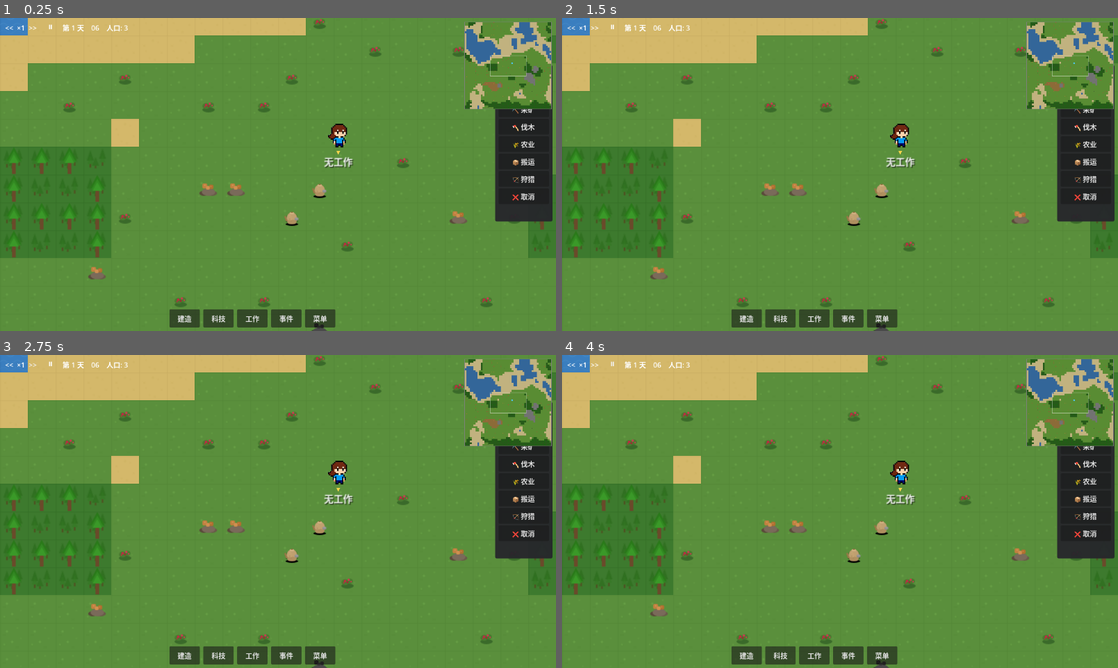
Above: before the commit, frames 1-4 (two rows, left to right).
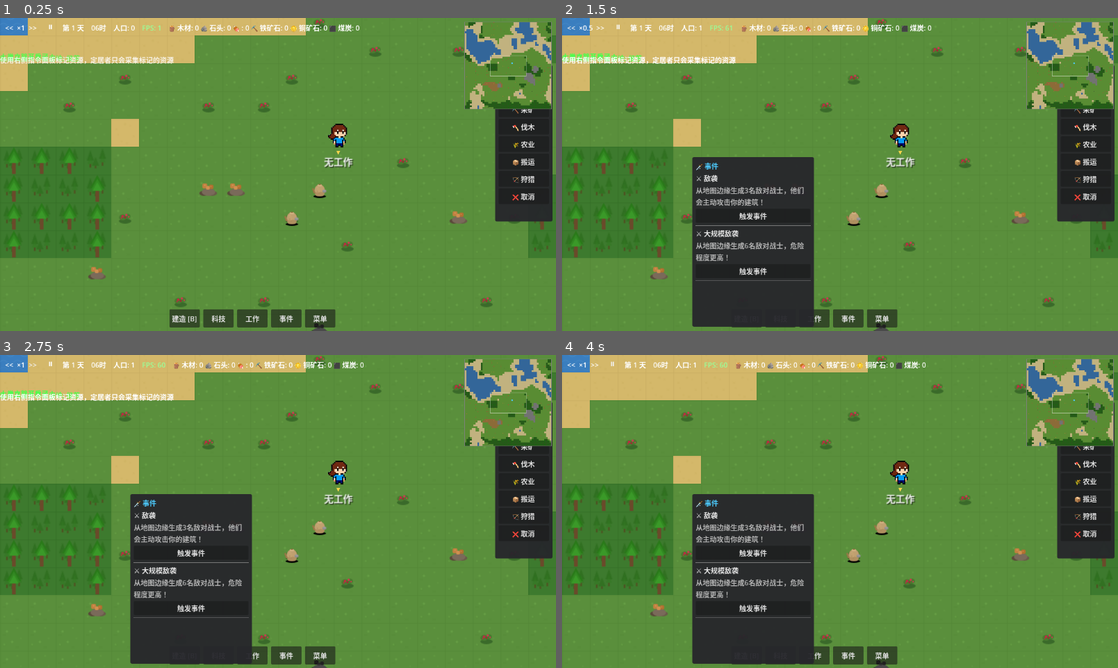
Above: after the commit, the same moments.

Repository: ZhanXuzhao/the-path-of-humanity
Game: Godot game, scene res://scenes/game.tscn
Two runs of this game, one before a commit and one after it. Both use one fixed random seed, a clock stepped at 60 frames per second and the inputs below.
Inputs:
- Up to frame 1 (0.25 s): no input
- Up to frame 2 (1.5 s): click "事件" at 0.5 s; click "<<" at 1.25 s
- Up to frame 3 (2.75 s): click ">>" at 2 s
- Up to frame 4 (4 s): click "⏸" at 2.75 s; click "⏸" (after the commit: "▶") at 3.5 s

The runs differ from the first frame. In frame 1, 1.1% of the frame differs, in the area x 0-65%, y 2-98%; in frame 2, 13%, in the area x 0-67%, y 2-99%; in frame 3, 13%; in frame 4, 12%.
Error before the commit: Parse Error: Identifier "event_id" not declared in the current scope. (res://scripts/ui/hud.gd:1114)

Commit message:
fix: 事件面板 event_id 变量名错误

Diff:
--- a/scenes/game.tscn
+++ b/scenes/game.tscn
@@ -161,7 +161,7 @@
 layout_mode = 2
 text = "工作"
 
-[node name="EventBtn" type="Button" parent="UI/HUD/BottomBar"]
+[node name="EventBtn" type="Button" parent="UI/HUD/BottomBar" unique_id=1913057117]
 custom_minimum_size = Vector2(70, 40)
 layout_mode = 2
 text = "事件"
@@ -223,7 +223,7 @@
 [node name="NeedsContainer" type="VBoxContainer" parent="UI/HUD/SettlerInfoPanel/ScrollContainer/VBox" unique_id=947407570]
 layout_mode = 2
 
-[node name="BoarInfoPanel" type="Panel" parent="UI/HUD"]
+[node name="BoarInfoPanel" type="Panel" parent="UI/HUD" unique_id=307953553]
 visible = false
 anchors_preset = 2
 anchor_top = 1.0
@@ -235,7 +235,7 @@
 grow_vertical = 0
 theme_override_styles/panel = SubResource("2")
 
-[node name="ScrollContainer" type="ScrollContainer" parent="UI/HUD/BoarInfoPanel"]
+[node name="ScrollContainer" type="ScrollContainer" parent="UI/HUD/BoarInfoPanel" unique_id=1499379569]
 layout_mode = 0
 anchor_right = 1.0
 anchor_bottom = 1.0
@@ -244,38 +244,38 @@
 offset_right = -4.0
 offset_bottom = -4.0
 
-[node name="VBox" type="VBoxContainer" parent="UI/HUD/BoarInfoPanel/ScrollContainer"]
-layout_mode = 2
-
-[node name="NameLabel" type="Label" parent="UI/HUD/BoarInfoPanel/ScrollContainer/VBox"]
+[node name="VBox" type="VBoxContainer" parent="UI/HUD/BoarInfoPanel/ScrollContainer" unique_id=1876459952]
+layout_mode = 2
+
+[node name="NameLabel" type="Label" parent="UI/HUD/BoarInfoPanel/ScrollContainer/VBox" unique_id=1925026719]
 layout_mode = 2
 theme_override_colors/font_color = Color(1, 0.85, 0.3, 1)
 text = "🐗 野猪"
 
-[node name="StateLabel" type="Label" parent="UI/HUD/BoarInfoPanel/ScrollContainer/VBox"]
+[node name="StateLabel" type="Label" parent="UI/HUD/BoarInfoPanel/ScrollContainer/VBox" unique_id=1611602865]
 layout_mode = 2
 text = "状态: 游走中"
 
-[node name="HpBarHBox" type="HBoxContainer" parent="UI/HUD/BoarInfoPanel/ScrollContainer/VBox"]
-layout_mode = 2
-
-[node name="HPLabel" type="Label" parent="UI/HUD/BoarInfoPanel/ScrollContainer/VBox/HpBarHBox"]
+[node name="HpBarHBox" type="HBoxContainer" parent="UI/HUD/BoarInfoPanel/ScrollContainer/VBox" unique_id=2132223036]
+layout_mode = 2
+
+[node name="HPLabel" type="Label" parent="UI/HUD/BoarInfoPanel/ScrollContainer/VBox/HpBarHBox" unique_id=1712183592]
 custom_minimum_size = Vector2(50, 0)
 layout_mode = 2
 text = "生命:"
 
-[node name="HPBar" type="ProgressBar" parent="UI/HUD/BoarInfoPanel/ScrollContainer/VBox/HpBarHBox"]
+[node name="HPBar" type="ProgressBar" parent="UI/HUD/BoarInfoPanel/ScrollContainer/VBox/HpBarHBox" unique_id=449428042]
 layout_mode = 2
 size_flags_horizontal = 3
 value = 100.0
 
-[node name="NeedsSep" type="HSeparator" parent="UI/HUD/BoarInfoPanel/ScrollContainer/VBox"]
-layout_mode = 2
-
-[node name="NeedsContainer" type="VBoxContainer" parent="UI/HUD/BoarInfoPanel/ScrollContainer/VBox"]
-layout_mode = 2
-
-[node name="EnemyInfoPanel" type="Panel" parent="UI/HUD"]
+[node name="NeedsSep" type="HSeparator" parent="UI/HUD/BoarInfoPanel/ScrollContainer/VBox" unique_id=986525083]
+layout_mode = 2
+
+[node name="NeedsContainer" type="VBoxContainer" parent="UI/HUD/BoarInfoPanel/ScrollContainer/VBox" unique_id=1092798802]
+layout_mode = 2
+
+[node name="EnemyInfoPanel" type="Panel" parent="UI/HUD" unique_id=253487421]
 visible = false
 anchors_preset = 2
 anchor_top = 1.0
@@ -287,7 +287,7 @@
 grow_vertical = 0
 theme_override_styles/panel = SubResource("2")
 
-[node name="ScrollContainer" type="ScrollContainer" parent="UI/HUD/EnemyInfoPanel"]
+[node name="ScrollContainer" type="ScrollContainer" parent="UI/HUD/EnemyInfoPanel" unique_id=1606131721]
 layout_mode = 0
 anchor_right = 1.0
 anchor_bottom = 1.0
@@ -296,28 +296,27 @@
 offset_right = -4.0
 offset_bottom = -4.0
 
-[node name="VBox" type="VBoxContainer" parent="UI/HUD/EnemyInfoPanel/ScrollContainer"]
-layout_mode = 2
-
-[node name="NameLabel" type="Label" parent="UI/HUD/EnemyInfoPanel/ScrollContainer/VBox"]
-layout_mode = 2
-theme_override_colors/font_color = Color(1.0, 0.3, 0.3, 1)
-theme_override_constants/minimum_font_size = 14
+[node name="VBox" type="VBoxContainer" parent="UI/HUD/EnemyInfoPanel/ScrollContainer" unique_id=1732624030]
+layout_mode = 2
+
+[node name="NameLabel" type="Label" parent="UI/HUD/EnemyInfoPanel/ScrollContainer/VBox" unique_id=1779834962]
+layout_mode = 2
+theme_override_colors/font_color = Color(1, 0.3, 0.3, 1)
 text = "👹 入侵者"
 
-[node name="StateLabel" type="Label" parent="UI/HUD/EnemyInfoPanel/ScrollContainer/VBox"]
+[node name="StateLabel" type="Label" parent="UI/HUD/EnemyInfoPanel/ScrollContainer/VBox" unique_id=1197523466]
 layout_mode = 2
 text = "状态: 前进中"
 
-[node name="HpBarHBox" type="HBoxContainer" parent="UI/HUD/EnemyInfoPanel/ScrollContainer/VBox"]
-layout_mode = 2
-
-[node name="HPLabel" type="Label" parent="UI/HUD/EnemyInfoPanel/ScrollContainer/VBox/HpBarHBox"]
+[node name="HpBarHBox" type="HBoxContainer" parent="UI/HUD/EnemyInfoPanel/ScrollContainer/VBox" unique_id=858628330]
+layout_mode = 2
+
+[node name="HPLabel" type="Label" parent="UI/HUD/EnemyInfoPanel/ScrollContainer/VBox/HpBarHBox" unique_id=848806652]
 custom_minimum_size = Vector2(50, 0)
 layout_mode = 2
 text = "生命:"
 
-[node name="HPBar" type="ProgressBar" parent="UI/HUD/EnemyInfoPanel/ScrollContainer/VBox/HpBarHBox"]
+[node name="HPBar" type="ProgressBar" parent="UI/HUD/EnemyInfoPanel/ScrollContainer/VBox/HpBarHBox" unique_id=664499538]
 layout_mode = 2
 size_flags_horizontal = 3
 value = 100.0
@@ -481,7 +480,7 @@
 theme_override_colors/font_color = Color(0.6, 0.6, 0.6, 1)
 text = "总量: 0"
 
-[node name="EventPanel" type="Panel" parent="UI/HUD"]
+[node name="EventPanel" type="Panel" parent="UI/HUD" unique_id=15303250]
 visible = false
 anchors_preset = 2
 anchor_top = 1.0
@@ -493,7 +492,7 @@
 grow_vertical = 0
 theme_override_styles/panel = SubResource("2")
 
-[node name="VBox" type="VBoxContainer" parent="UI/HUD/EventPanel"]
+[node name="VBox" type="VBoxContainer" parent="UI/HUD/EventPanel" unique_id=785100828]
 layout_mode = 0
 anchor_right = 1.0
 anchor_bottom = 1.0
@@ -502,13 +501,12 @@
 offset_right = -8.0
 offset_bottom = -8.0
 
-[node name="TitleLabel" type="Label" parent="UI/HUD/EventPanel/VBox"]
-layout_mode = 2
-theme_override_colors/font_color = Color(0.3, 0.8, 1.0, 1)
-theme_override_constants/minimum_font_size = 18
+[node name="TitleLabel" type="Label" parent="UI/HUD/EventPanel/VBox" unique_id=1631683627]
+layout_mode = 2
+theme_override_colors/font_color = Color(0.3, 0.8, 1, 1)
 text = "🗡️ 事件"
 
-[node name="EventListContainer" type="VBoxContainer" parent="UI/HUD/EventPanel/VBox"]
+[node name="EventListContainer" type="VBoxContainer" parent="UI/HUD/EventPanel/VBox" unique_id=1215122360]
 layout_mode = 2
 size_flags_vertical = 3
 
@@ -633,15 +631,14 @@
 layout_mode = 2
 
 [node name="WorkPanel" type="Panel" parent="UI" unique_id=567230329]
-visible = false
 anchors_preset = 8
 anchor_left = 0.5
 anchor_top = 0.5
 anchor_right = 0.5
 anchor_bottom = 0.5
-offset_left = -450.0
+offset_left = -791.5
 offset_top = -300.0
-offset_right = 450.0
+offset_right = 791.5
 offset_bottom = 300.0
 grow_horizontal = 2
 grow_vertical = 2
@@ -651,8 +648,8 @@
 layout_mode = 0
 offset_left = 12.0
 offset_top = 8.0
-offset_right = 888.0
-offset_bottom = 36.0
+offset_right = 1560.5
+offset_bottom = 39.0
 
 [node name="Title" type="Label" parent="UI/WorkPanel/TitleBar" unique_id=1206977215]
 layout_mode = 2
@@ -669,7 +666,7 @@
 layout_mode = 0
 offset_left = 12.0
 offset_top = 44.0
-offset_right = 888.0
+offset_right = 1573.5
 offset_bottom = 580.0
 
 [node name="WorkGrid" type="GridContainer" parent="UI/WorkPanel/ScrollContainer" unique_id=610940900]
@@ -680,10 +677,10 @@
 
 [node name="BottomBar" type="HBoxContainer" parent="UI/WorkPanel" unique_id=1729236418]
 layout_mode = 0
-offset_left = 12.0
-offset_top = 588.0
-offset_right = 888.0
-offset_bottom = 620.0
+offset_left = 3.5
+offset_top = 563.0
+offset_right = 879.5
+offset_bottom = 595.0
 
 [node name="ResetAllBtn" type="Button" parent="UI/WorkPanel/BottomBar" unique_id=1499309424]
 layout_mode = 2
--- a/scripts/ui/hud.gd
+++ b/scripts/ui/hud.gd
@@ -1111,7 +1111,7 @@
 		trigger_btn.text = "触发事件"
 		trigger_btn.custom_minimum_size = Vector2(0, 30)
 		trigger_btn.add_theme_constant_override("minimum_font_size", 12)
-		trigger_btn.pressed.connect(_on_trigger_event.bind(event_id, trigger_btn))
+		trigger_btn.pressed.connect(_on_trigger_event.bind(evt.id, trigger_btn))
 		event_frame.add_child(trigger_btn)
 
 		# 分隔线
